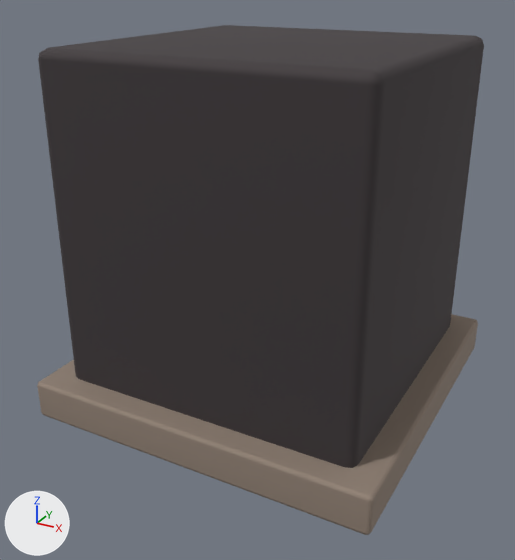
An edit to the Blender file tools/godot-campaign/structure-art/blend/uplink-base-0.blend, drawn before and after from the same camera.
Both versions are drawn from a 50 mm camera at (0.859, -1.674, 1.156) aimed at (-0.019, -0.078, 0.358). Arrows for +X, +Y and +Z are at lower left; the lights stay in place. The older version comes first.

Before the edit, the objects in view are built like this:
```python
me_cube = bpy.data.meshes.new('Cube')
me_cube.from_pydata(...)  # 56 vertices, 54 faces; spans x -0.42..0.42, y 0.015..0.985, z -0.42..0.42
me_cube.materials.append(mat_uplink_0)  # dark grey #4f494b
me_cube_001 = bpy.data.meshes.new('Cube.001')
me_cube_001.from_pydata(...)  # 280 vertices, 270 faces; spans x -0.49..0.49, y 0.0..0.96, z -0.493..0.49
me_cube_001.materials.append(mat_uplink_1)  # brown #968679
me_cube_004 = bpy.data.meshes.new('Cube.004')
me_cube_004.from_pydata(...)  # 56 vertices, 54 faces; spans x -0.275..0.275, y 0.155..0.845, z -0.449..-0.425
me_cube_004.materials.append(mat_uplink_2)  # dark grey #383d42
me_cube_005 = bpy.data.meshes.new('Cube.005')
me_cube_005.from_pydata(...)  # 280 vertices, 270 faces; spans x -0.257..0.257, y 0.175..0.825, z -0.5..-0.445
me_cube_005.materials.append(mat_uplink_3)  # orange #cb8b51
ob_uplink_0 = bpy.data.objects.new('uplink_0', me_cube)
ob_uplink_0.location = (0.0, 0.0, 0.0)
ob_uplink_0.rotation_euler = (1.571, 0.0, 0.0)  # degrees (90, 0, 0)
ob_uplink_1 = bpy.data.objects.new('uplink_1', me_cube_001)
ob_uplink_1.location = (0.0, 0.0, 0.0)
ob_uplink_1.rotation_euler = (1.571, 0.0, 0.0)  # degrees (90, 0, 0)
ob_uplink_2 = bpy.data.objects.new('uplink_2', me_cube_004)
ob_uplink_2.location = (0.0, 0.0, 0.0)
ob_uplink_2.rotation_euler = (1.571, 0.0, 0.0)  # degrees (90, 0, 0)
ob_uplink_3 = bpy.data.objects.new('uplink_3', me_cube_005)
ob_uplink_3.location = (0.0, 0.0, 0.0)
ob_uplink_3.rotation_euler = (1.571, 0.0, 0.0)  # degrees (90, 0, 0)
```
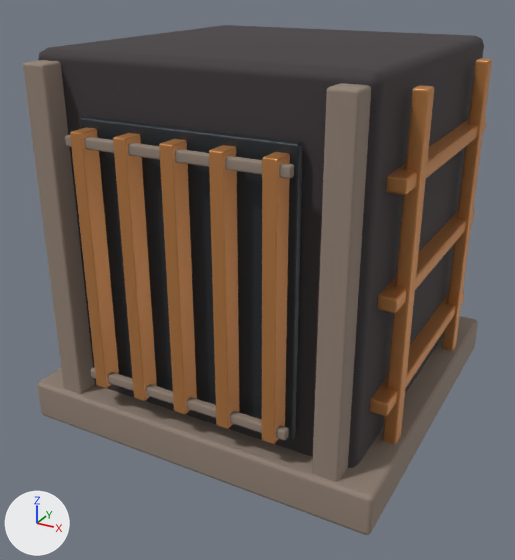
Location of each change, [x1, y1, x2, y2] in pixels of the pictures (515 x 560 px):
'uplink_1', reshaped: before [37, 314, 478, 535]; after [23, 60, 478, 535]
'uplink_3', reshaped (not visible before): after [70, 58, 492, 444]
'uplink_2', reshaped (not visible before): after [79, 116, 303, 441]
part 1 of me_cube_001, added (brown): after [23, 60, 95, 394]
part 2 of me_cube_001, added (brown): after [312, 83, 371, 482]
part 3 of me_cube_001, added: after [91, 367, 289, 440]
part 4 of me_cube_001, added (brown): after [65, 135, 294, 179]
part 6 of me_cube_005, added (orange): after [70, 127, 119, 388]
part 7 of me_cube_005, added (orange): after [113, 133, 157, 401]
part 8 of me_cube_005, added (orange): after [159, 139, 197, 414]
part 9 of me_cube_005, added (orange): after [209, 145, 239, 429]
part 10 of me_cube_005, added (orange): after [262, 152, 290, 444]
part 11 of me_cube_005, added (orange): after [370, 58, 492, 444]
'uplink_0', unchanged, covered by the edit: [38, 25, 484, 468] in both

What the commit changed:
me_cube_001 is used by ob_uplink_1; location (0.0, 0.0, 0.0); rotation (1.571, 0.0, 0.0), in degrees (90, 0, 0).
me_cube_001 had 280 vertices, 270 faces and spanned x -0.49..0.49, y 0.0..0.96, z -0.493..0.49.
me_cube_001 now has 504 vertices, 486 faces and spans x -0.49..0.49, y 0.0..0.96, z -0.493..0.493.
me_cube_001 part 1: the loose piece of 56 vertices spanning x -0.403..-0.338, y 0.04..0.96, z -0.475..-0.4 is copied, and the copy is moved by (0.0, 0.0, 0.876); it spans x -0.403..-0.338, y 0.04..0.96, z 0.4..0.475.
me_cube_001 part 2: the loose piece of 56 vertices spanning x 0.338..0.403, y 0.04..0.96, z -0.475..-0.4 is copied, and the copy is moved by (0.0, 0.0, 0.876); it spans x 0.338..0.403, y 0.04..0.96, z 0.4..0.475.
me_cube_001 part 3: the loose piece of 56 vertices spanning x -0.28..0.28, y 0.188..0.213, z -0.493..-0.473 is copied, and the copy is moved by (0.0, 0.0, 0.966); it spans x -0.28..0.28, y 0.188..0.213, z 0.473..0.493.
me_cube_001 part 4: the loose piece of 56 vertices spanning x -0.28..0.28, y 0.788..0.812, z -0.493..-0.473 is copied, and the copy is moved by (0.0, 0.0, 0.966); it spans x -0.28..0.28, y 0.788..0.812, z 0.473..0.493.
me_cube_004 is used by ob_uplink_2; location (0.0, 0.0, 0.0); rotation (1.571, 0.0, 0.0), in degrees (90, 0, 0).
me_cube_004 had 56 vertices, 54 faces and spanned x -0.275..0.275, y 0.155..0.845, z -0.449..-0.425.
me_cube_004 now has 112 vertices, 108 faces and spans x -0.275..0.275, y 0.155..0.845, z -0.449..0.449.
me_cube_004 part 5: the loose piece of 56 vertices spanning x -0.275..0.275, y 0.155..0.845, z -0.449..-0.425 is copied, and the copy is moved by (0.0, 0.0, 0.874); it spans x -0.275..0.275, y 0.155..0.845, z 0.425..0.449.
me_cube_005 is used by ob_uplink_3; location (0.0, 0.0, 0.0); rotation (1.571, 0.0, 0.0), in degrees (90, 0, 0).
me_cube_005 had 280 vertices, 270 faces and spanned x -0.257..0.257, y 0.175..0.825, z -0.5..-0.445.
me_cube_005 now has 1120 vertices, 1080 faces and spans x -0.47..0.47, y 0.06..0.94, z -0.5..0.5.
me_cube_005 part 6: the loose piece of 56 vertices spanning x -0.257..-0.223, y 0.175..0.825, z -0.5..-0.445 is copied, and the copy is moved by (0.0, 0.0, 0.946); it spans x -0.257..-0.223, y 0.175..0.825, z 0.445..0.5.
me_cube_005 part 7: the loose piece of 56 vertices spanning x -0.137..-0.103, y 0.175..0.825, z -0.5..-0.445 is copied, and the copy is moved by (0.0, 0.0, 0.946); it spans x -0.137..-0.103, y 0.175..0.825, z 0.445..0.5.
me_cube_005 part 8: the loose piece of 56 vertices spanning x -0.017..0.017, y 0.175..0.825, z -0.5..-0.445 is copied, and the copy is moved by (0.0, 0.0, 0.946); it spans x -0.017..0.017, y 0.175..0.825, z 0.445..0.5.
me_cube_005 part 9: the loose piece of 56 vertices spanning x 0.103..0.137, y 0.175..0.825, z -0.5..-0.445 is copied, and the copy is moved by (0.0, 0.0, 0.946); it spans x 0.103..0.137, y 0.175..0.825, z 0.445..0.5.
me_cube_005 part 10: the loose piece of 56 vertices spanning x 0.223..0.257, y 0.175..0.825, z -0.5..-0.445 is copied, and the copy is moved by (0.0, 0.0, 0.946); it spans x 0.223..0.257, y 0.175..0.825, z 0.445..0.5.
me_cube_005 part 11: 280 vertices added at x 0.417..0.47, y 0.06..0.94, z -0.345..0.345.
Other edits to the shape of me_cube_005 do not show in these pictures.
